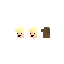
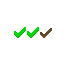
Before/after of a 64 x 64 layered artwork. What changed in the layer stack:
removed layer "Layer 6" over [28,27,37,38]
removed layer "Layer 5" over [15,27,24,38]
removed layer "Layer 4" over [15,27,50,38]
added layer "Layer 3" above "Layer 2" over [27,27,39,38]
added layer "Layer 2" above "Layer 1" over [14,27,26,38]
added layer "Layer 1" above "Background" over [14,28,52,38]
